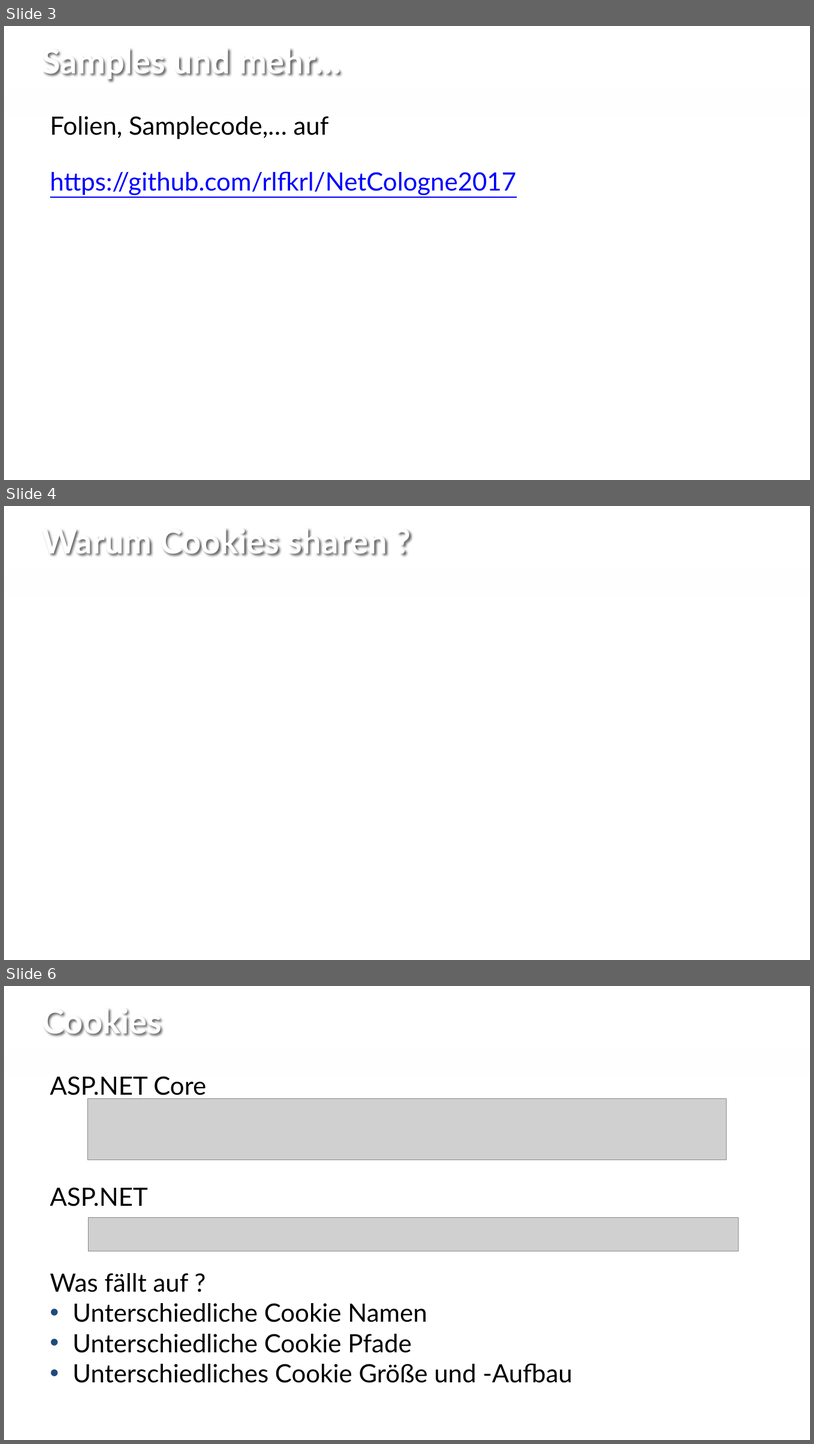
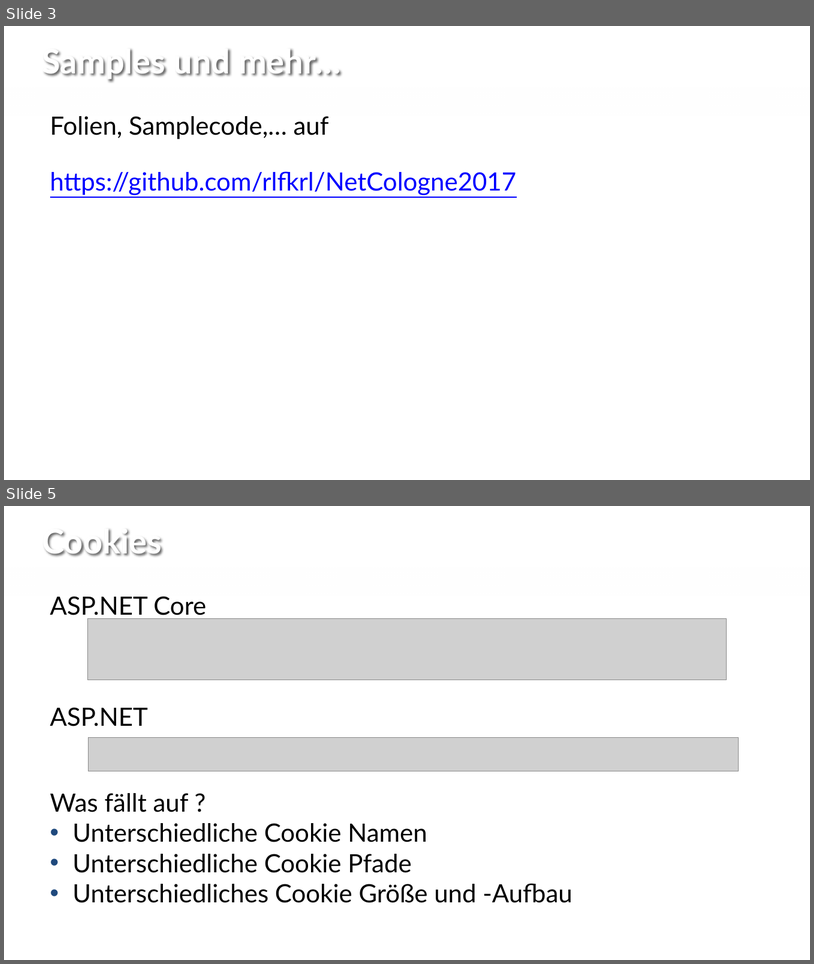
Before and after one commit to rlfkrl/NetCologne2017, a slide deck: slides/open id connect - share cookies.pptx. Shown one above the other, each under a label of ours: slides 3, 4 and 6 before the commit, slides 3 and 5 after it; the slides between them are not shown. The pictures are 814x1444 and 814x964 pixels, drawn with LibreOffice and Linux fonts; fonts in the diff are those of the drawing; grey boxes stand for pictures; background and template pictures are left out. Boxes give left, top, right and bottom in pixels: in the first picture for what was removed or moved away, otherwise in the second. Text is boxed around its words. In the diff, an @@ line names an element or a change of style, - is before the commit and + after.

```diff
--- a/slides/open id connect - share cookies.pptx
+++ b/slides/open id connect - share cookies.pptx
@@ slide 4 removed at bbox=[4, 506, 810, 960], background #FFFFFF; not listed: 1 template element that a slide beside it also shows @@
@@ title removed at bbox=[42, 529, 387, 556] @@
-Warum Cookies sharen ?
@@ what was slide 6 is now slide 5 @@
```
Also in this commit, not shown: 2 slides changed, 1 slide added, 1 other slide removed.
